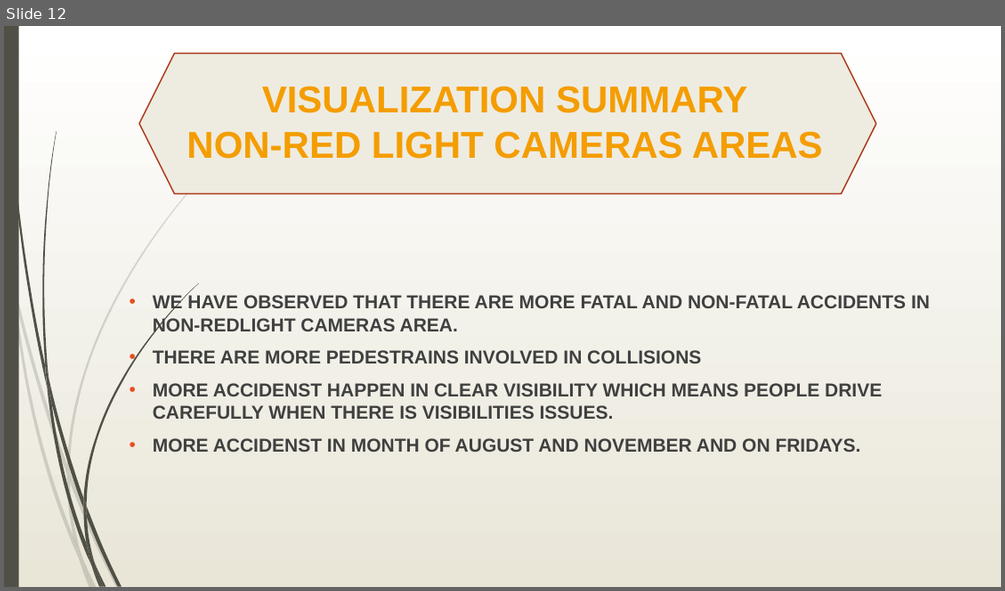
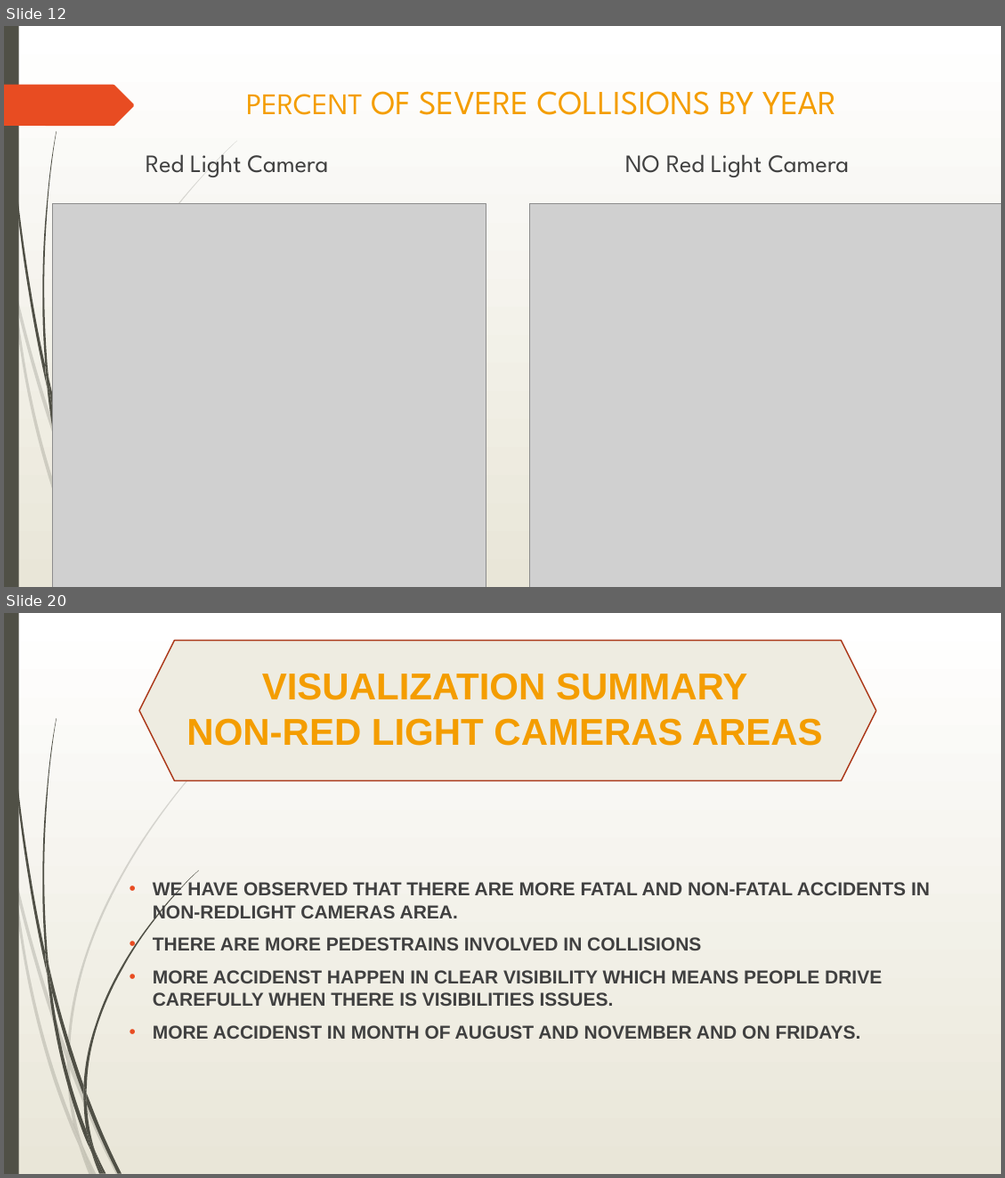
Before and after one commit to barharding/Crash-Detectives, a slide deck: EDA/EDA_Presentation.pptx. Shown one above the other, each under a label of ours: slide 12 before the commit, slides 12 and 20 after it; the slides between them are not shown. The pictures are 1005x591 and 1005x1178 pixels, drawn with LibreOffice and Linux fonts; fonts in the diff are those of the drawing; grey boxes stand for pictures. Boxes give left, top, right and bottom in pixels: in the first picture for what was removed or moved away, otherwise in the second. Text is boxed around its words. In the diff, an @@ line names an element or a change of style, - is before the commit and + after.

```diff
--- a/EDA/EDA_Presentation.pptx
+++ b/EDA/EDA_Presentation.pptx
@@ slide 12 added at (x1=4, y1=26, x2=1001, y2=587), background gradient #FFFFFF to #EAE7D8; not listed: 18 template elements that a slide beside it also shows @@
@@ freeform shape added at (x1=4, y1=85, x2=134, y2=126), fill #E84C22 @@
@@ title added at (x1=246, y1=91, x2=836, y2=115), 32.4 pt, text #F49D00 @@
+PERCENT OF SEVERE COLLISIONS BY YEAR
@@ text added at (x1=146, y1=154, x2=328, y2=177), 24 pt, text #404040 @@
+Red Light Camera
@@ text added at (x1=625, y1=154, x2=849, y2=177), 24 pt, text #404040 @@
+NO Red Light Camera
@@ picture added at (x1=53, y1=204, x2=485, y2=587) @@
@@ picture added at (x1=530, y1=204, x2=1001, y2=587) @@
@@ what was slide 12 is now slide 20 @@
```
Also in this commit, not shown: 8 other slides added, 2 slides removed, 2 other files.
